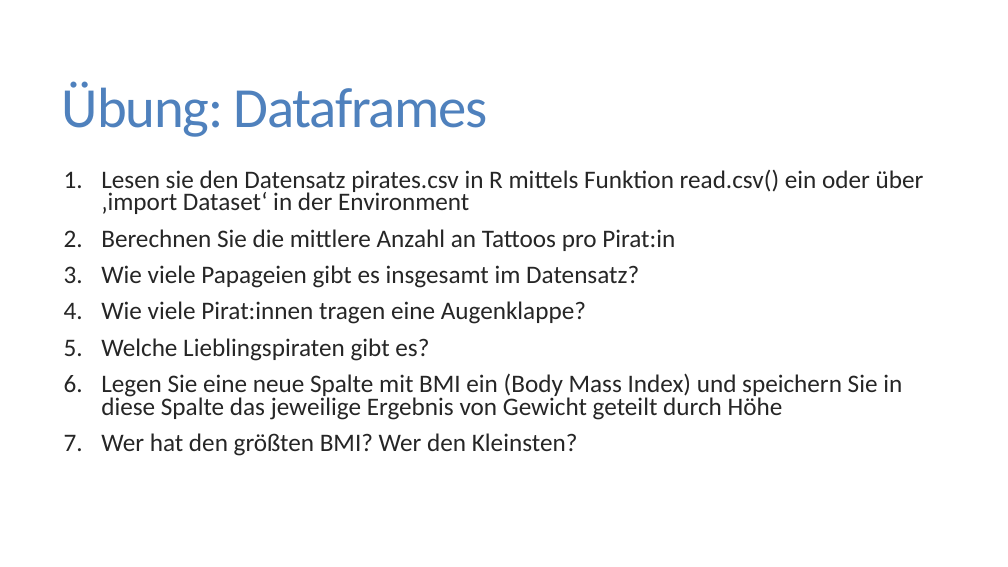
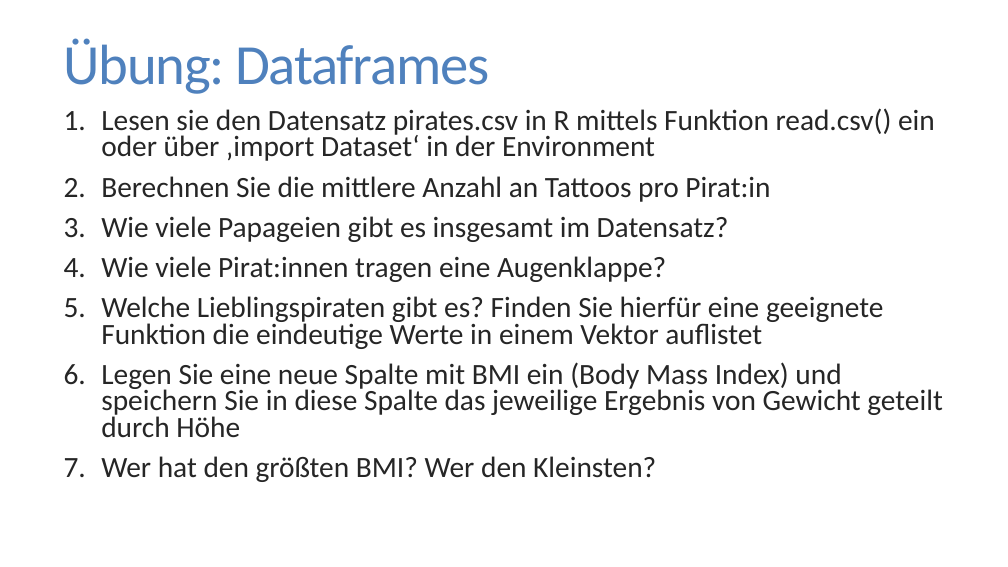
Before and after one commit to FlorianKeppeler/RKurs, a slide deck: slide 27 of Einführung in R.pptx. Drawn at 1008x567 pixels with LibreOffice and Linux fonts; fonts in the diff are those of the drawing. Boxes give left, top, right and bottom in pixels: in the first picture for what was removed or moved away, otherwise in the second. Text is boxed around its words. In the diff, an @@ line names an element or a change of style, - is before the commit and + after.

```diff
--- a/Einführung in R.pptx
+++ b/Einführung in R.pptx
@@ title "Übung: Dataframes": place and size @@
-title "Übung: Dataframes" at (62, 81, 488, 137)
+title "Übung: Dataframes" at (64, 38, 489, 94)
@@ text "Lesen sie den Datensatz pirates.csv ...": place and size @@
-text "Lesen sie den Datensatz pirates.csv ..." at (101, 170, 924, 456)
+text "Lesen sie den Datensatz pirates.csv ..." at (101, 108, 942, 482)
@@ text at (101, 108, 942, 482): size 24 to 28 pt in "Lesen sie den Datensatz pirates.csv in R ...", "Berechnen Sie die mittlere Anzahl an Tattoos ...", "Wie viele Papageien gibt es insgesamt im ...", "Wie viele Pirat:innen tragen eine Augenklappe?" and 2 more places @@
@@ text at (101, 296, 883, 349): text changed; size 24 to 28 pt @@
-5. Welche Lieblingspiraten gibt es?
+5. Welche Lieblingspiraten gibt es? Finden Sie hierfür eine geeignete Funktion die eindeutige Werte in einem Vektor auflistet
```
Also in this commit, not shown: 15 other slides changed, 2 slides added, 1 other file.
